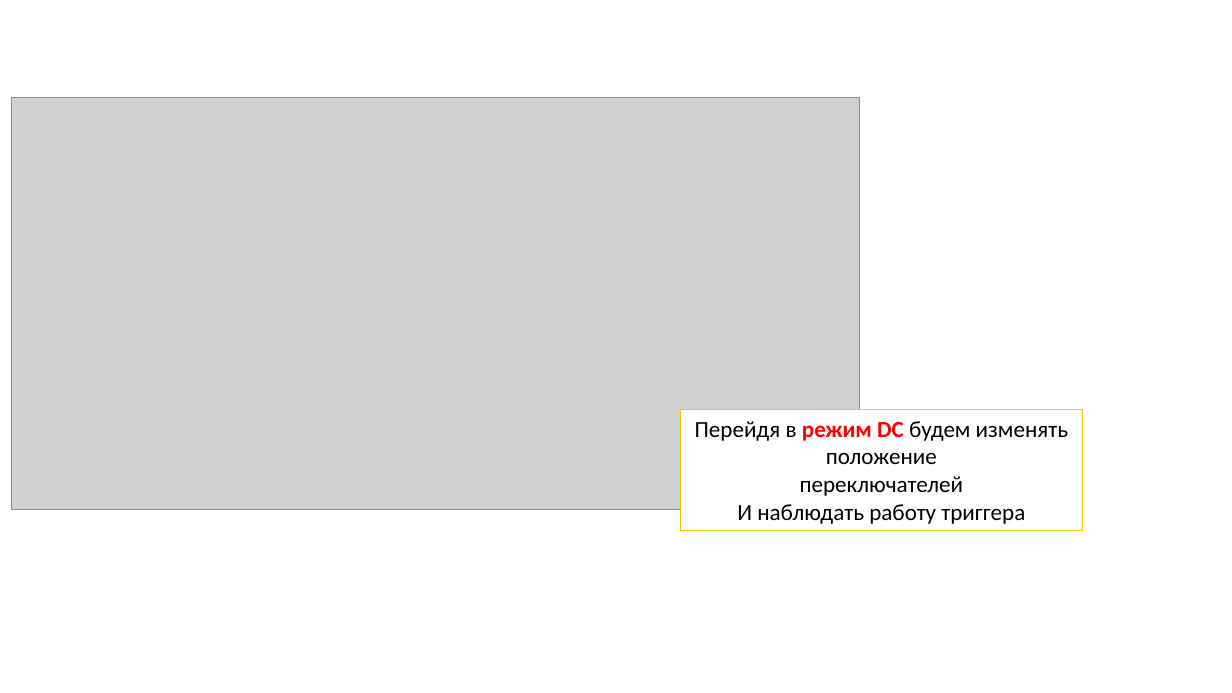
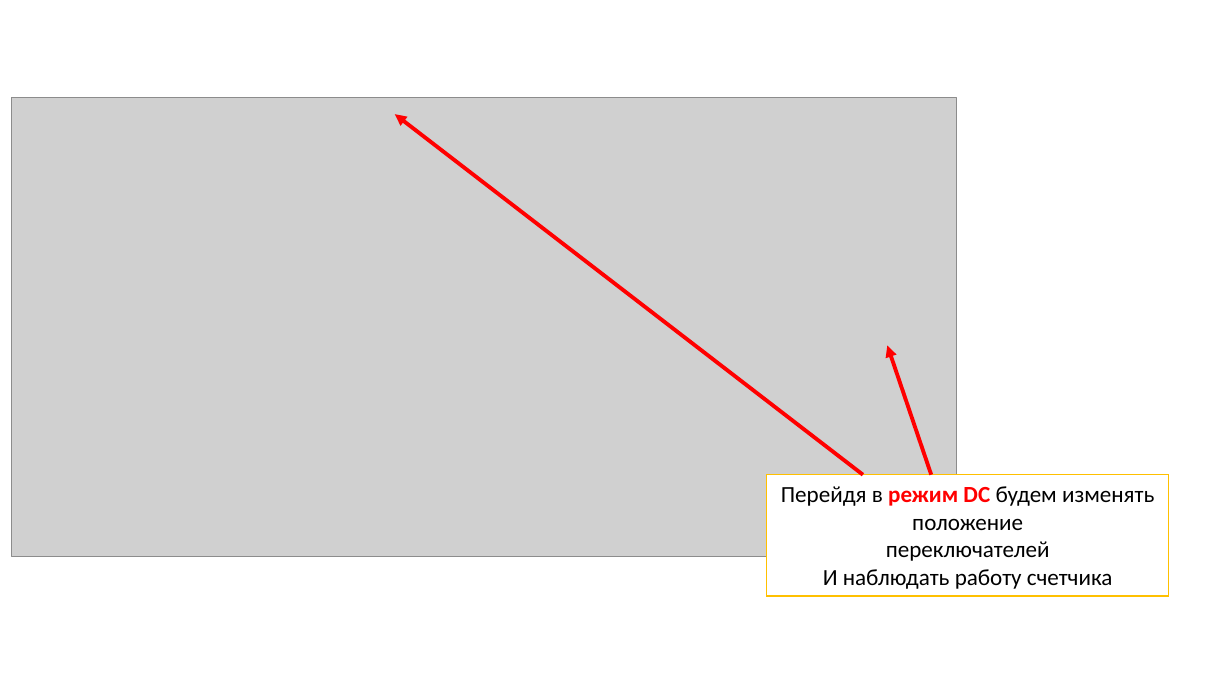
Before and after one commit to AnasEfi/Ezidi, a slide deck: slide 7 of счетчик.pptx. Drawn at 1232x693 pixels with LibreOffice and Linux fonts; fonts in the diff are those of the drawing; grey boxes stand for pictures. Boxes give left, top, right and bottom in pixels: in the first picture for what was removed or moved away, otherwise in the second. Text is boxed around its words. In the diff, an @@ line names an element or a change of style, - is before the commit and + after.

Commit message:
счетчик

```diff
--- a/счетчик.pptx
+++ b/счетчик.pptx
@@ picture: place and size @@
-picture at bbox=[12, 97, 860, 509]
+picture at bbox=[12, 97, 957, 556]
@@ arrow added from (863, 475) to (395, 115), #FF0000 3 pt @@
@@ arrow added from (932, 475) to (887, 346), #FF0000 3 pt @@
@@ rectangle "Перейдя в режим DC будем ...": place and size @@
-rectangle "Перейдя в режим DC будем ..." at bbox=[680, 409, 1082, 531]
+rectangle "Перейдя в режим DC будем ..." at bbox=[767, 475, 1169, 596]
@@ text in rectangle at bbox=[823, 569, 1113, 589]: text changed @@
-И наблюдать работу триггера
+И наблюдать работу счетчика
```
Also in this commit, not shown: 5 slides added, 19 other files.
